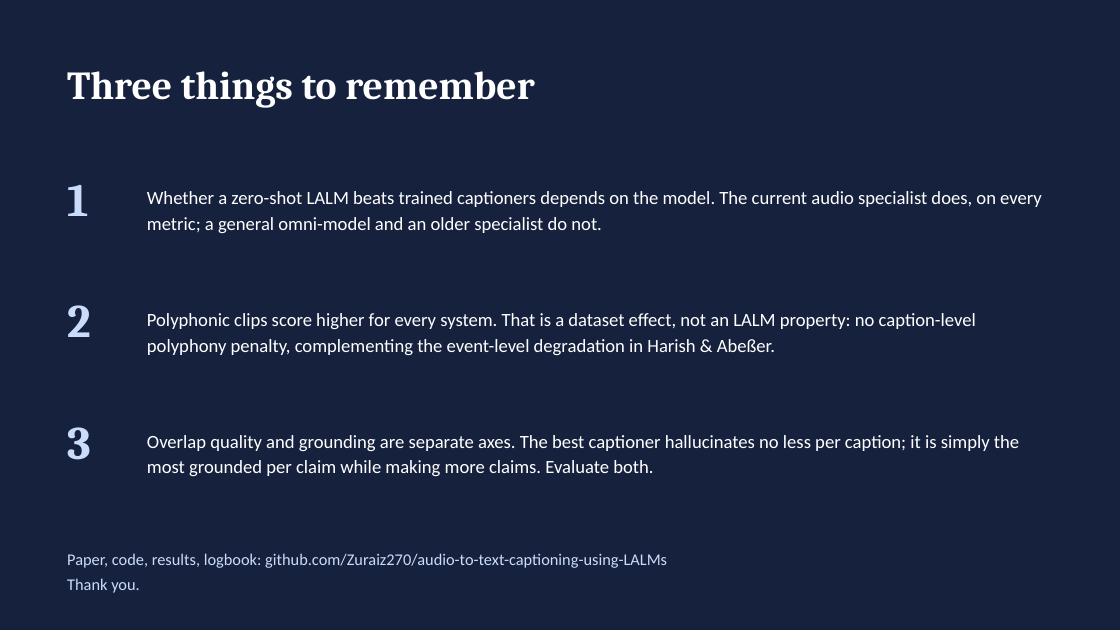
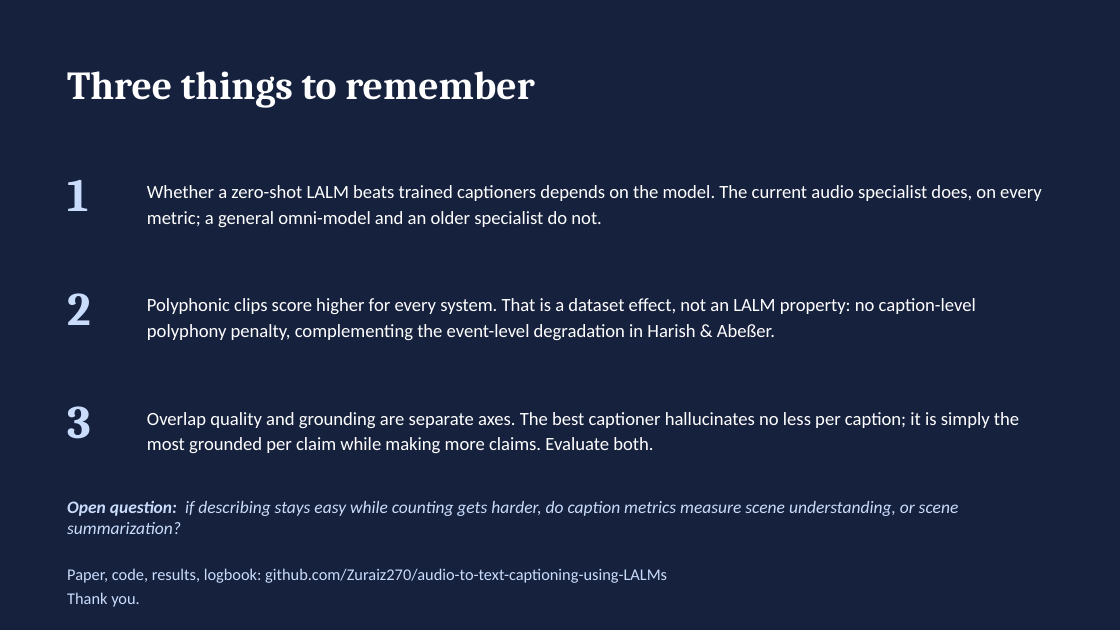
Before and after one commit to Zuraiz270/audio-to-text-captioning-using-LALMs, a slide deck: slide 9 of deliverables/p3/Zuraiz_P3_Final.pptx. Drawn at 1120x630 pixels with LibreOffice and Linux fonts; fonts in the diff are those of the drawing. Boxes give left, top, right and bottom in pixels: in the first picture for what was removed or moved away, otherwise in the second. Text is boxed around its words. In the diff, an @@ line names an element or a change of style, - is before the commit and + after.

```diff
--- a/deliverables/p3/Zuraiz_P3_Final.pptx
+++ b/deliverables/p3/Zuraiz_P3_Final.pptx
@@ text "1": place and size @@
-text "1" at [67,185,88,216]
+text "1" at [67,180,88,211]
@@ text "Whether a zero-shot LALM beats ...": place and size @@
-text "Whether a zero-shot LALM beats ..." at [147,191,1042,233]
+text "Whether a zero-shot LALM beats ..." at [147,185,1042,227]
@@ text "2": place and size @@
-text "2" at [67,305,91,337]
+text "2" at [67,293,91,325]
@@ text "Polyphonic clips score higher for ...": place and size @@
-text "Polyphonic clips score higher for ..." at [147,313,976,355]
+text "Polyphonic clips score higher for ..." at [147,298,976,340]
@@ text "3": place and size @@
-text "3" at [67,427,91,460]
+text "3" at [67,406,91,439]
@@ text "Overlap quality and grounding are ...": place and size @@
-text "Overlap quality and grounding are ..." at [147,435,1019,476]
+text "Overlap quality and grounding are ..." at [147,412,1019,453]
@@ text added at [67,501,959,534], 15 pt, text #CADCFC, italic @@
+Open question: if describing stays easy while counting gets harder, do caption metrics measure scene understanding, or scene summarization?
@@ text "Paper, code, results, logbook: github.com/Zuraiz270/audio-to ...": place and size @@
-text "Paper, code, results, logbook: github.com/Zuraiz270/audio-to ..." at [67,553,667,593]
+text "Paper, code, results, logbook: github.com/Zuraiz270/audio-to ..." at [67,568,667,607]
```
Also in this commit, not shown: 3 other files.
